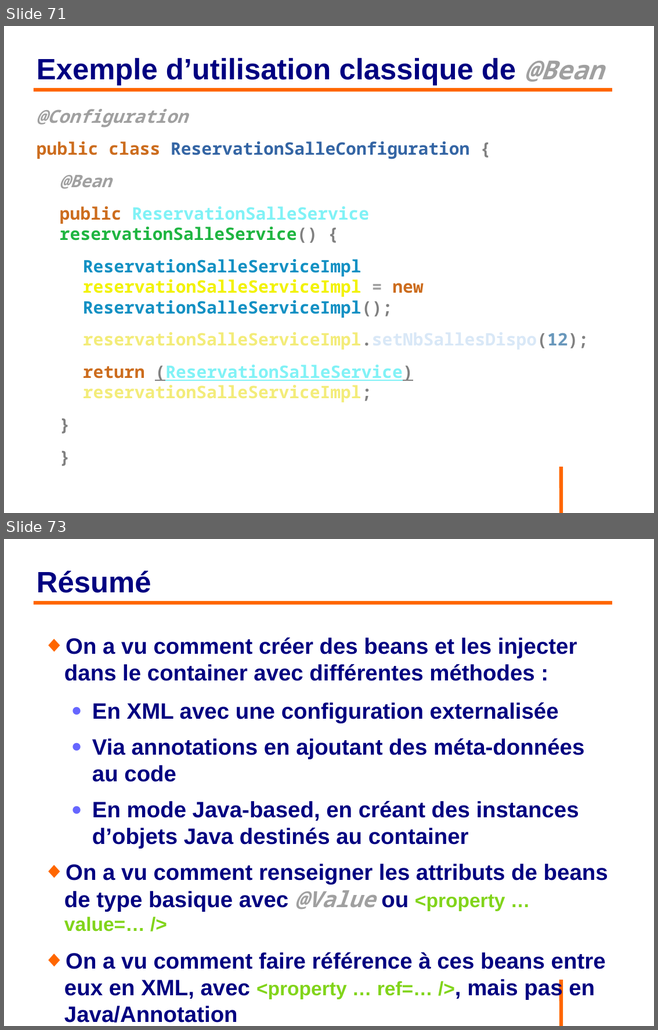
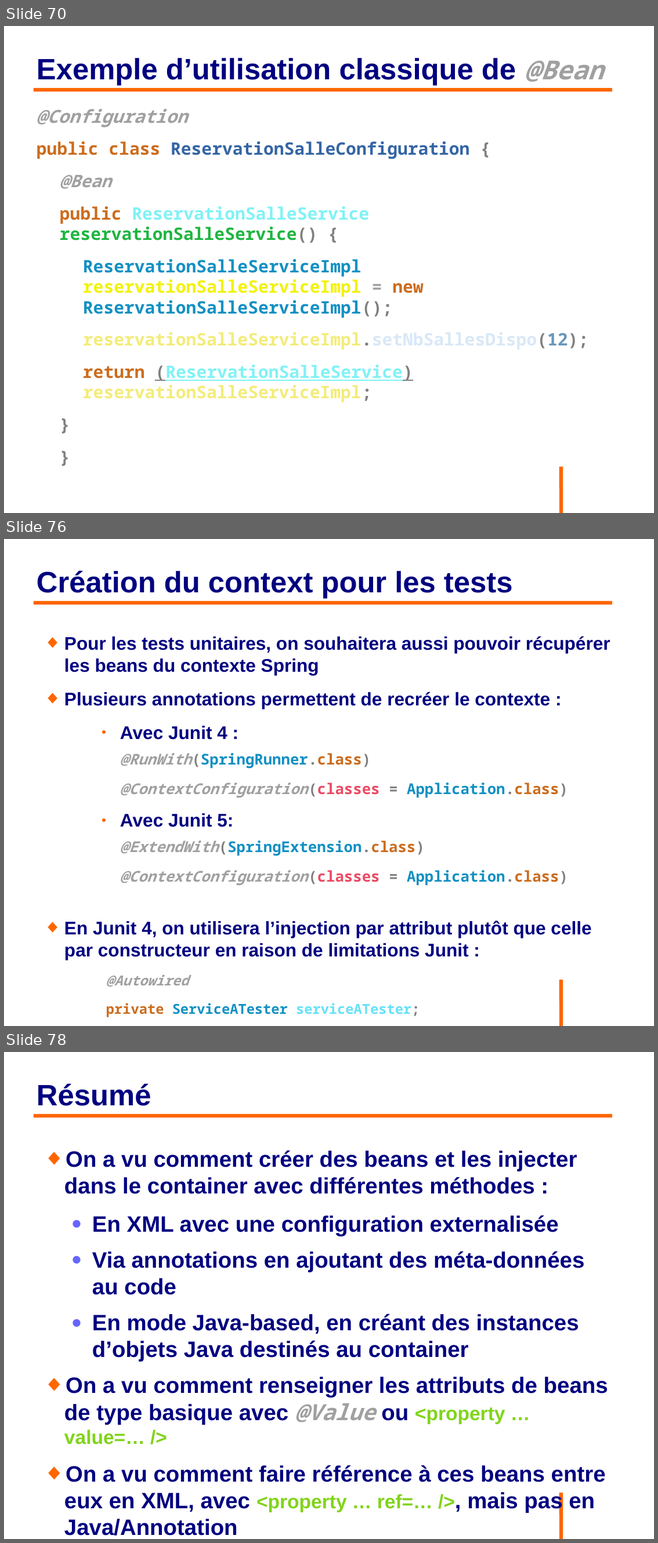
Before and after one commit to philphils/formation-spring, a slide deck: Documentation/diapo_formation_spring.odp. Shown one above the other, each under a label of ours: slides 71 and 73 before the commit, slides 70, 76 and 78 after it; the slides between them are not shown. The pictures are 658x1030 and 658x1543 pixels, drawn with LibreOffice and Linux fonts; fonts in the diff are those of the drawing; background and template pictures are left out. Boxes give left, top, right and bottom in pixels: in the first picture for what was removed or moved away, otherwise in the second. Text is boxed around its words. In the diff, an @@ line names an element or a change of style, - is before the commit and + after.

Commit message:
Ajout partie la création du context

```diff
--- a/Documentation/diapo_formation_spring.odp
+++ b/Documentation/diapo_formation_spring.odp
@@ slide 76 added at (4,539,654,1026), background #FFFFFF; not listed: 1 template element that a slide beside it also shows @@
@@ title added at (36,570,513,598), 36 pt, text #000080, bold @@
+Création du context pour les tests
@@ line added from (34, 603) to (612, 603), #FF6600 4.54 pt @@
@@ text added at (64,636,610,960), 22.4 pt, text #000080, bold @@
+◆ Pour les tests unitaires, on souhaitera aussi pouvoir récupérer les beans du contexte Spring
+◆ Plusieurs annotations permettent de recréer le contexte :
+    ● Avec Junit 4 :
+    @RunWith(SpringRunner.class)
+    @ContextConfiguration(classes = Application.class)
+    ● Avec Junit 5:
+    @ExtendWith(SpringExtension.class)
+    @ContextConfiguration(classes = Application.class)
+◆ En Junit 4, on utilisera l’injection par attribut plutôt que celle par constructeur en raison de limitations Junit :
+@Autowired
+private ServiceATester serviceATester;
@@ what was slide 71 is now slide 70 @@
@@ what was slide 73 is now slide 78 @@
```
Also in this commit, not shown: 2 slides changed, 5 other slides added, 1 slide removed.
